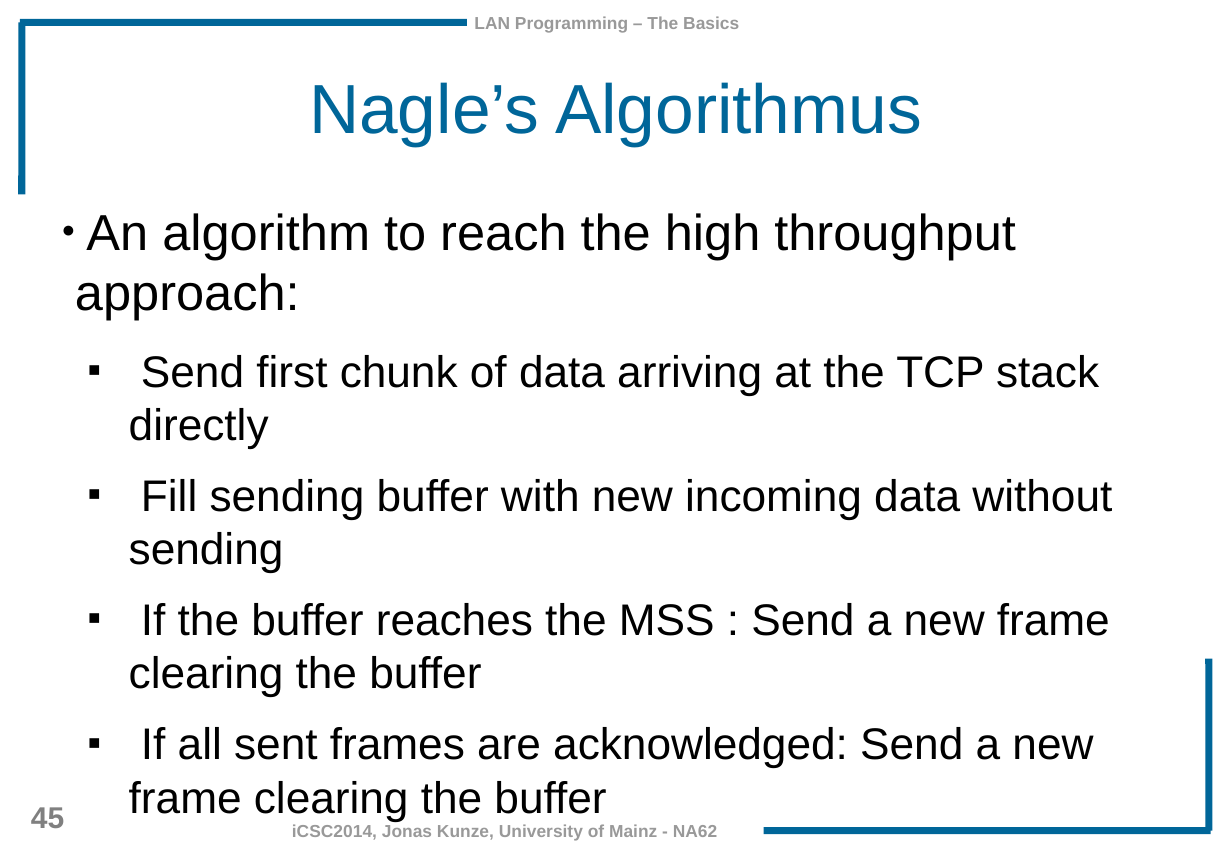
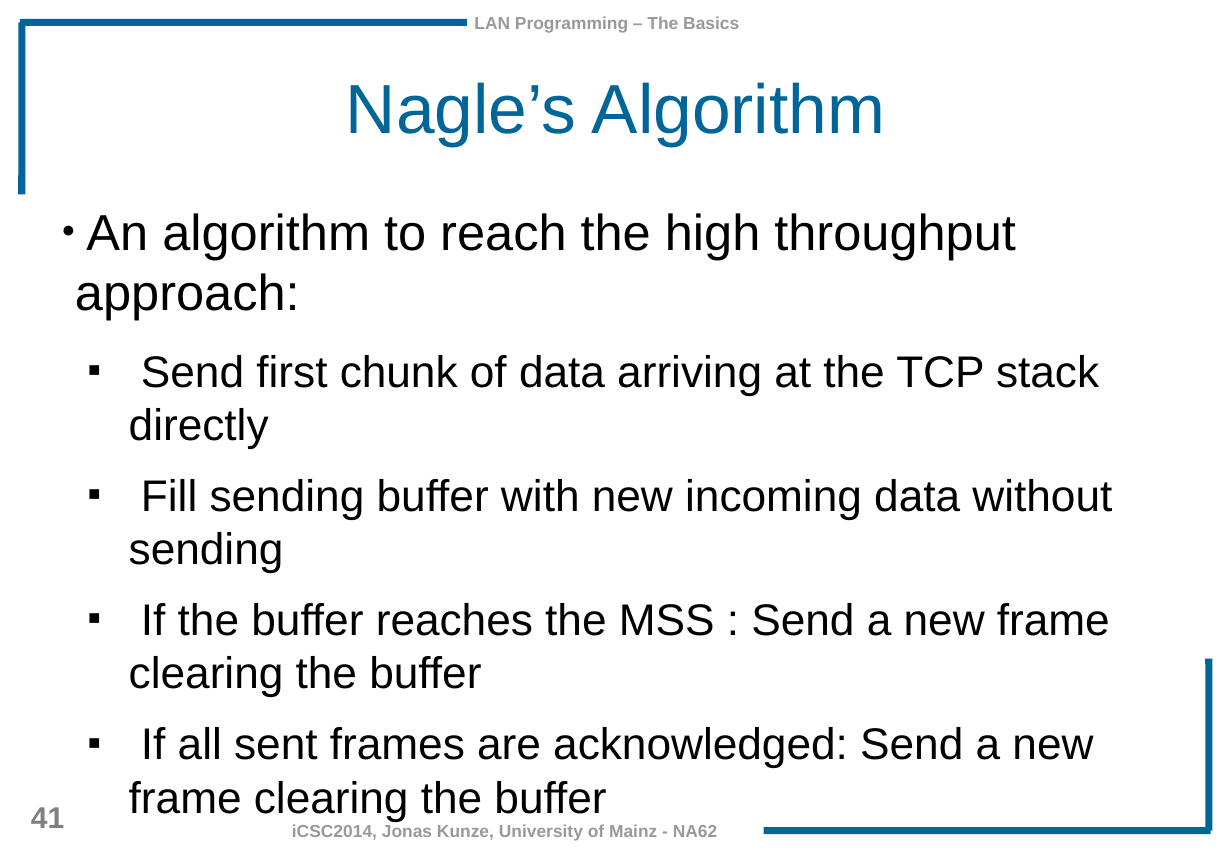
Before and after one commit to JonasKunze/icsc2014, a slide deck: slide 41 of iCSC-2014-LAN_Programming_Basics.odp (slide 45 before the commit). Drawn at 1232x853 pixels with LibreOffice and Linux fonts; fonts in the diff are those of the drawing; background and template pictures are left out. Boxes give left, top, right and bottom in pixels: in the first picture for what was removed or moved away, otherwise in the second. Text is boxed around its words. In the diff, an @@ line names an element or a change of style, - is before the commit and + after.

```diff
--- a/iCSC-2014-LAN_Programming_Basics.odp
+++ b/iCSC-2014-LAN_Programming_Basics.odp
@@ title at (346, 82, 885, 146): text changed @@
-Nagle’s Algorithmus
+Nagle’s Algorithm
@@ page number at (31, 807, 64, 828): text changed @@
-45
+41
```
Also in this commit, not shown: 8 other slides changed, 2 slides added, 5 slides removed, 2 other files.
